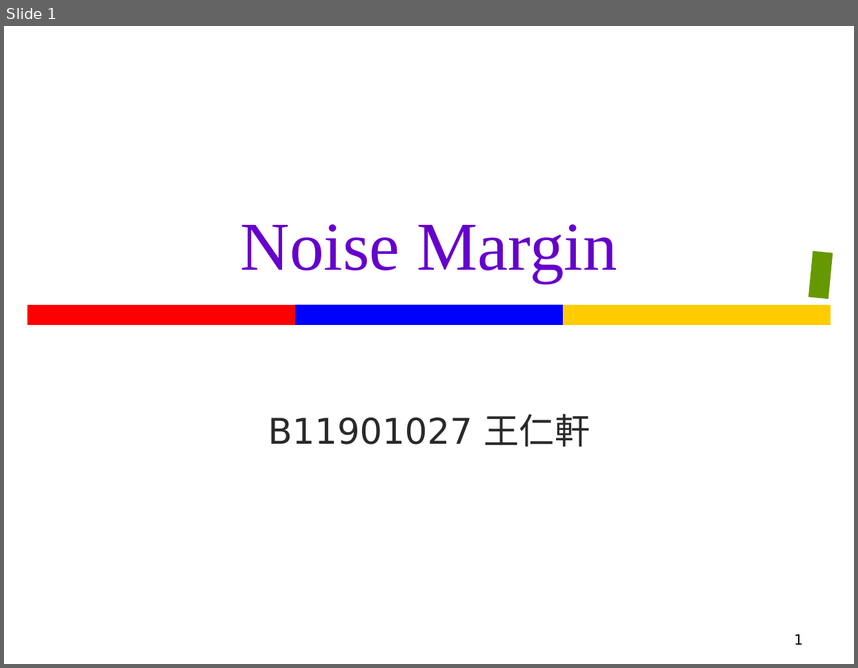
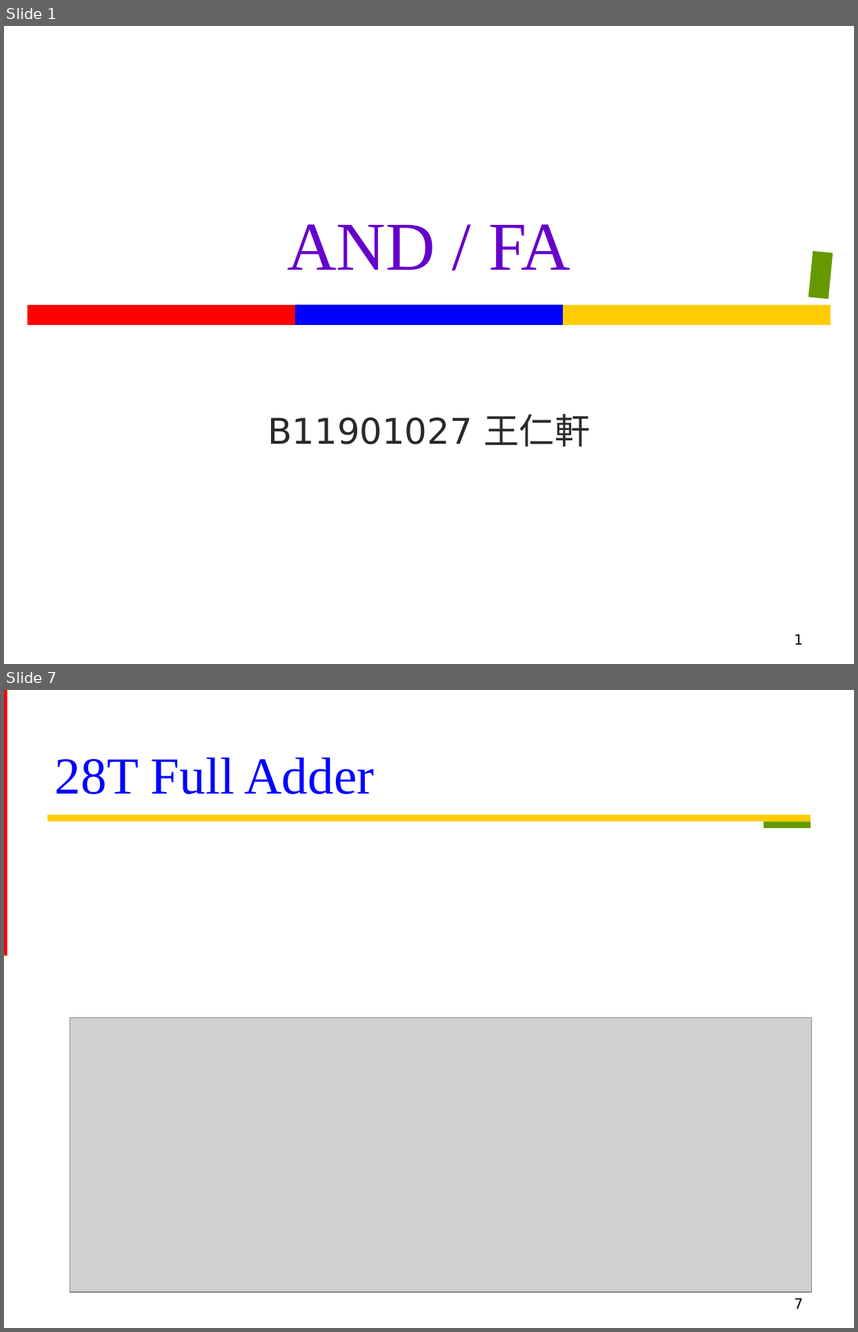
Before and after one commit to Oniontow/TTLiu_Project, a slide deck: andfa/FAND.pptx. Shown one above the other, each under a label of ours: slide 1 before the commit, slides 1 and 7 after it; the slides between them are not shown. The pictures are 858x668 and 858x1332 pixels, drawn with LibreOffice and Linux fonts; fonts in the diff are those of the drawing; grey boxes stand for pictures. Boxes give left, top, right and bottom in pixels: in the first picture for what was removed or moved away, otherwise in the second. Text is boxed around its words. In the diff, an @@ line names an element or a change of style, - is before the commit and + after.

```diff
--- a/andfa/FAND.pptx
+++ b/andfa/FAND.pptx
@@ slide 7 added at (4,690,854,1328), background #FFFFFF @@
@@ rectangle added at (4,690,7,956), fill #FF0000 @@
@@ title added at (55,757,375,794), 44 pt, text #0000FF @@
+28T Full Adder
@@ rectangle added at (47,815,811,822), fill #FFCC00 @@
@@ rectangle added at (764,822,811,829), fill #669900 @@
@@ picture added at (70,1017,811,1292) @@
@@ page number added at (794,1298,803,1308), 12 pt, text #000000 @@
+7
@@ slide 1 changed as well @@
@@ title at (287,224,570,270): text changed @@
-Noise Margin
+AND / FA
```
Also in this commit, not shown: 1 other slide changed, 7 other slides added, 2 slides removed, 1 other file.
